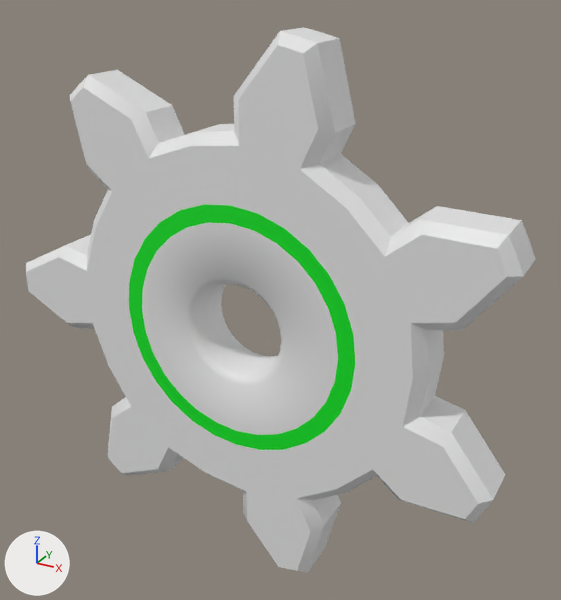
One commit to the FBX model RailRiderUnity/Assets/Models/Jumper/jumper.fbx: the scene before it, then after it.
One viewpoint serves both versions: a 50 mm lens placed at (3.38, -5.47, 3.06), pointed at (0.2, 0.3, 0.18). Lighting does not change. The marker at lower left points along +X, +Y and +Z. Where no turn or scale is listed for an object, it has been applied to the vertices.

Names of what the first picture shows: 'Gear'.
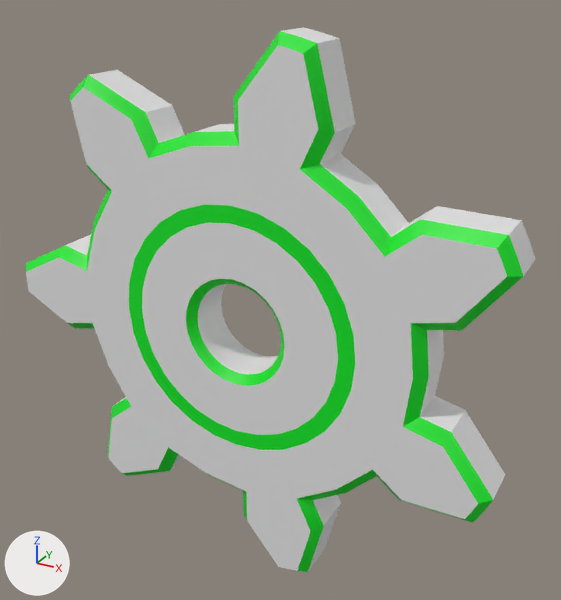
What differs and where, as boxes [x1, y1, x2, y2] in the pictures (561 x 600 px):
'Gear', shading changed, recoloured
    both: [26, 30, 526, 572]
part 1 of me_gear_003, shading changed
    both: [26, 27, 536, 571]
part 2 of me_gear_003, recoloured (white to green)
    both: [26, 31, 523, 572]

What changed in the scene script:
```text
Change me_gear_003:
    where me_gear_003.from_pydata(...)  # 322 vertices, 280 faces; spans x -2.6..2.41, y -0.2..0.28, z -2.57..2.57
    used by ob_gear; location = (0.0, 0.0, 0.0)
    me_gear_003 part 1: edges marked sharp go from 182 to 238
    me_gear_003 part 2: all 84 faces centred in x -2.56..2.33, y -0.16..-0.15, z -2.51..2.51 switch from mat_material_002 (white #e7e7e7) to mat_foo (green #00e723)
```
